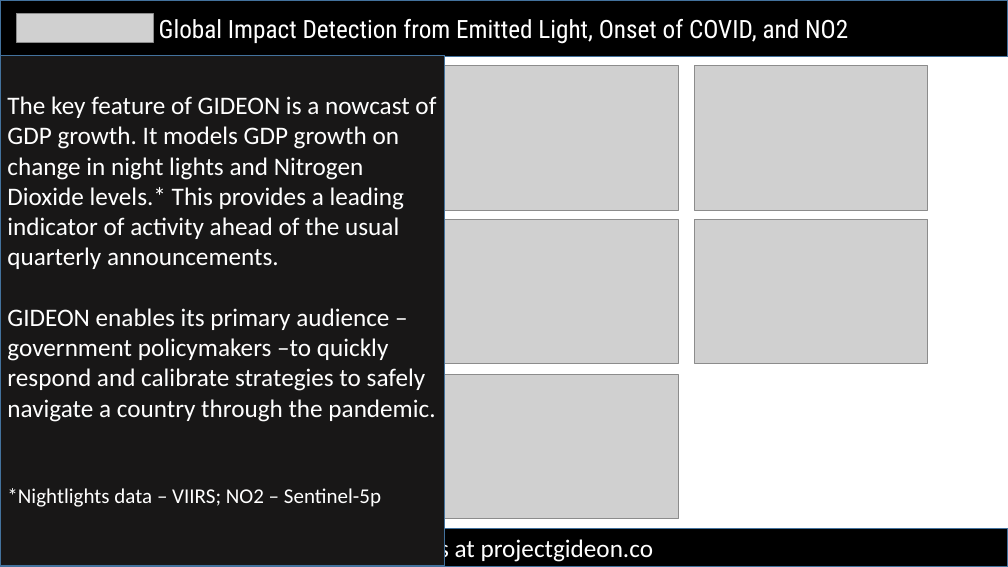
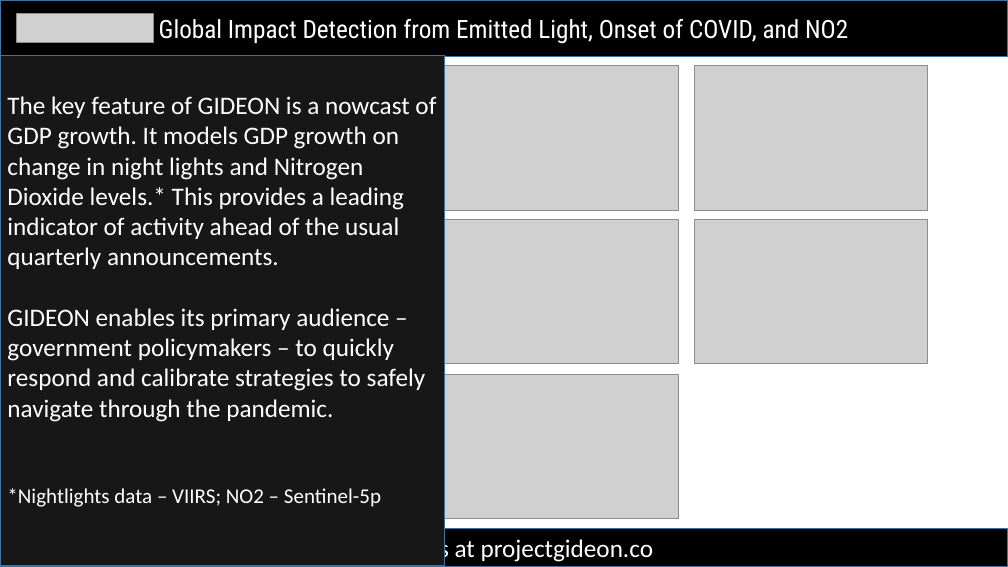
Before and after one commit to docligot/gqueers_space_apps, a slide deck: slide 3 of 5-slide-requirement_GIDEON.pptx. Drawn at 1008x567 pixels with LibreOffice and Linux fonts; fonts in the diff are those of the drawing; grey boxes stand for pictures. Boxes give left, top, right and bottom in pixels: in the first picture for what was removed or moved away, otherwise in the second. Text is boxed around its words. In the diff, an @@ line names an element or a change of style, - is before the commit and + after.

```diff
--- a/5-slide-requirement_GIDEON.pptx
+++ b/5-slide-requirement_GIDEON.pptx
@@ text in rectangle at (7,96,426,422): text changed @@
-The key feature of GIDEON is a nowcast of GDP growth. It models GDP growth on change in night lights and Nitrogen Dioxide levels.* This provides a leading indicator of activity ahead of the usual quarterly announcements.
-GIDEON enables its primary audience – government policymakers –to quickly respond and calibrate strategies to safely navigate a country through the pandemic.
+The key feature of GIDEON is a nowcast of GDP growth. It models GDP growth on change in night lights and Nitrogen Dioxide levels.* This provides a leading indicator of activity ahead of the usual quarterly announcements.
+GIDEON enables its primary audience – government policymakers – to quickly respond and calibrate strategies to safely navigate through the pandemic.
```
Also in this commit, not shown: 3 other slides changed.
